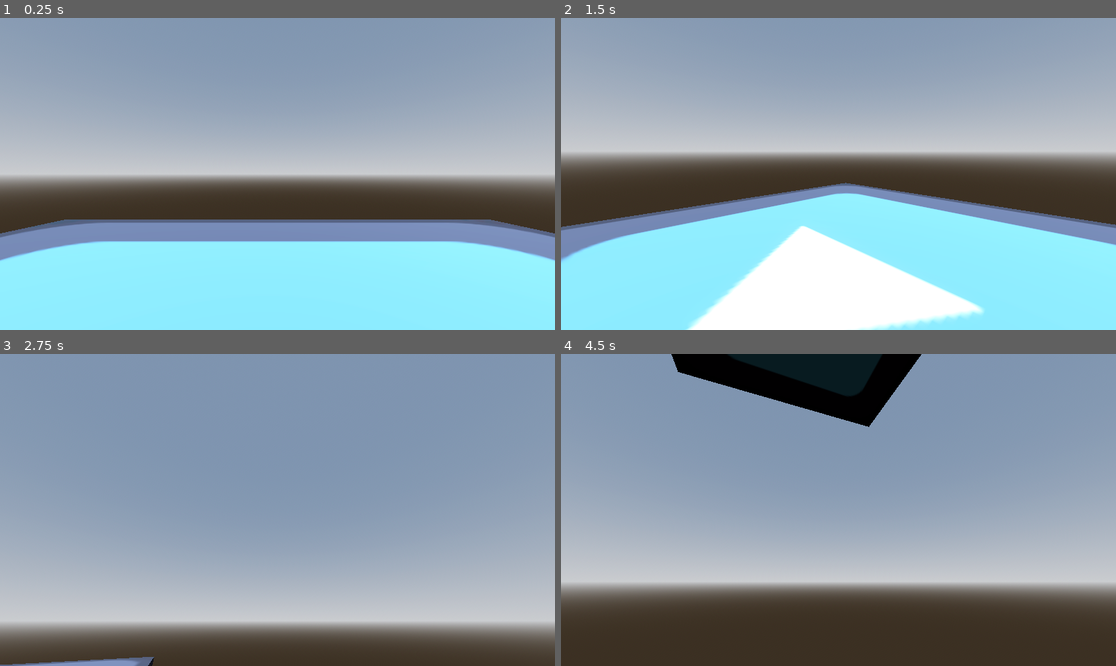
Above: before the commit, frames 1-4 (two rows, left to right).
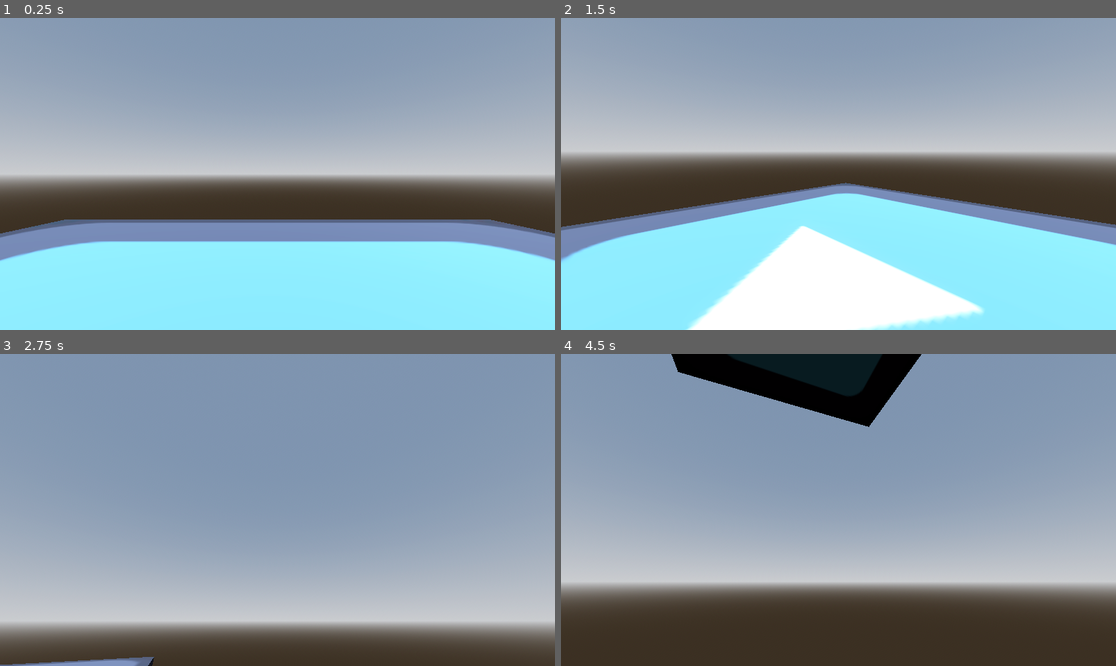
Above: after the commit, the same moments.

Repository: christiannoll/FirstPersonGame
Game: Godot game, scene res://levels/level.tscn
Two runs of this game, one before a commit and one after it. Both use one fixed random seed, a clock stepped at 60 frames per second and the inputs below. The engine's default icon, where the game draws it, is replaced by a stand-in: a white triangle on a blue panel in a dark square.
Inputs (mouse positions are in pixels of both pictures, inside the frame that each line leads up to):
- Up to frame 1 (0.25 s): no input
- Up to frame 2 (1.5 s): tap Enter at 0.5 s; move the mouse to (960, 158) at 0.52 s; hold D (right) 0.53-1.28 s; tap Space (jump) at 0.77 s; move the mouse to (727, 189) at 1.27 s; hold S (backward) from 1.28 s (still down)
- Up to frame 3 (2.75 s): tap Space (jump) at 1.52 s; move the mouse to (333, 441) at 2.02 s; release S (backward) at 2.03 s; hold D (right) from 2.03 s (still down)
- Up to frame 4 (4.5 s): move the mouse to (810, 572) at 2.77 s; release D (right) at 2.78 s; hold W (forward) 2.78-3.53 s; tap Space (jump) at 3.02, 3.77, 4.25 s; move the mouse to (1005, 556) at 3.52 s; hold A (left) from 3.53 s (still down); move the mouse to (672, 463) at 4.27 s

The runs differ from the first frame. In frame 1, less than 0.1% of the frame differs, in the area x 0-100%, y 65-70%; in frame 2, less than 0.1%; in frame 3, less than 0.1%; in frame 4, less than 0.1%.

Commit message:
Set mouse mode

Diff:
--- a/levels/level.tscn
+++ b/levels/level.tscn
@@ -41,8 +41,8 @@
 mesh = SubResource("BoxMesh_umreq")
 
 [node name="player" parent="." unique_id=1631762136 instance=ExtResource("2_hjsbj")]
-transform = Transform3D(1, 0, 0, 0, 1, 0, 0, 0, 1, 0, 1.4841893, 0)
+transform = Transform3D(1, 0, 0, 0, 1, 0, 0, 0, 1, 0, 1.5188737, 0)
 
 [node name="DirectionalLight3D" type="DirectionalLight3D" parent="." unique_id=404147889]
-transform = Transform3D(0.7431448, 0.5481197, -0.3837976, 0, 0.57357645, 0.81915206, 0.6691306, -0.6087486, 0.4262504, 0, 6.229122, 0)
+transform = Transform3D(0.7431448, 0.5481197, -0.38379756, 0, 0.57357645, 0.81915206, 0.6691306, -0.6087486, 0.42625037, 0, 8.1784115, 0)
 shadow_enabled = true
--- a/player/fp_cam.gd
+++ b/player/fp_cam.gd
@@ -1,6 +1,9 @@
 extends Node3D
 
 var sensitivity = 0.2
+
+func _ready() -> void:
+	Input.mouse_mode = Input.MOUSE_MODE_CAPTURED
 
 func _input(event: InputEvent) -> void:
 	if event is InputEventMouseMotion:
